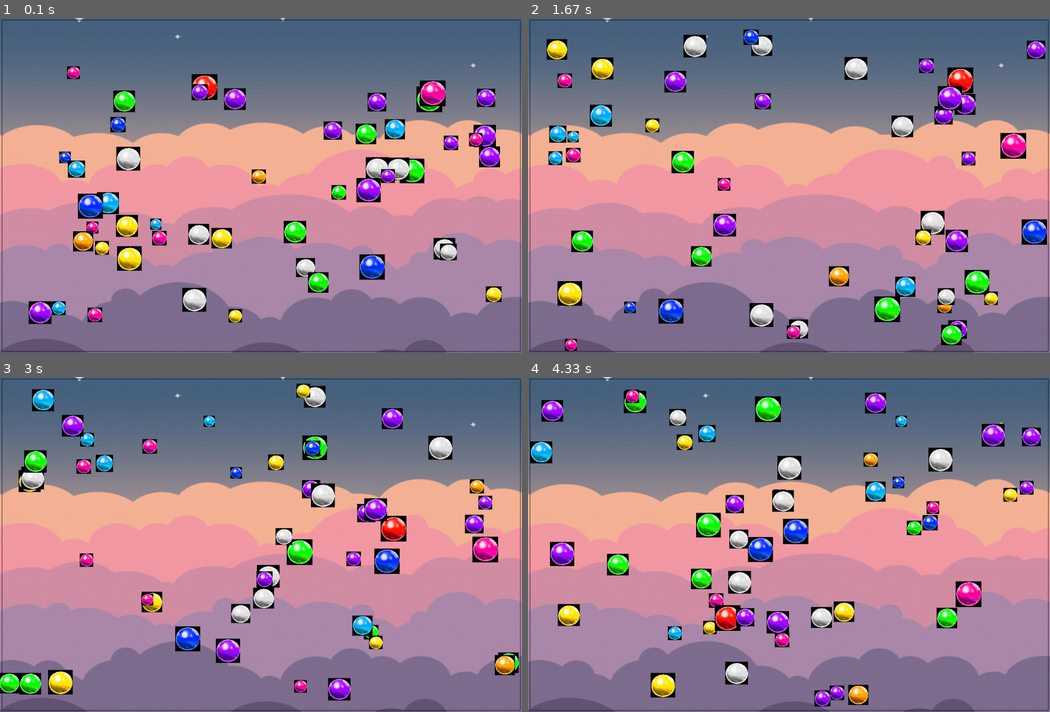
Above: before the commit, frames 1-4 (two rows, left to right).
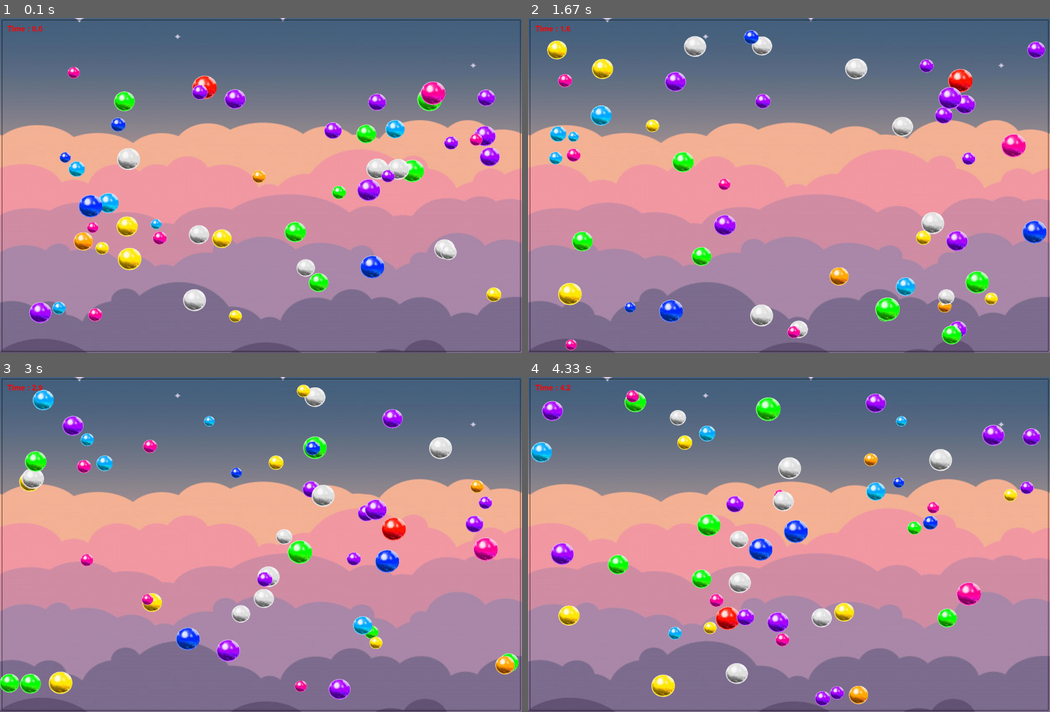
Above: after the commit, the same moments.

Repository: RenatPshukov/RAK_pygame_project2
Game: pygame game, started from main.py
Same seed, same stepped clock (60 frames per second), same inputs: the game is played once before the commit and once after it.
Inputs:
- Up to frame 1 (0.1 s): no input
- Up to frame 2 (1.67 s): no input
- Up to frame 3 (3 s): no input
- Up to frame 4 (4.33 s): no input

The runs differ from the first frame. In frame 1, 3.8% of the frame differs, in the area x 1-97%, y 2-92%; in frame 2, 3.8%; in frame 3, 3.8%; in frame 4, 4.0%, in the area x 0-99%, y 2-99%.

Commit message:
Добавлен секундомер и всё что надо для работы с ним! Решена проблема с задним фоном спрайтов!!! Расписанно ещё комментариев.

Diff:
--- a/main.py
+++ b/main.py
@@ -13,20 +13,39 @@
 
 # TODO функция загрузки спрайтов
 def load_image(name, color_key=None):
+    # достаём картинку из папки data
     fullname = os.path.join('data', name)
     try:
-        image = pygame.image.load(fullname).convert()
+        # создаём спрайт убирая задний фон
+        image = pygame.image.load(fullname).convert_alpha()
+    # в случае отсутствия картинки в папке data выводим ошибку
     except pygame.error as message:
         print('Cannot load image:', name)
         raise SystemExit(message)
 
+    # если есть цветовой ключ то устанавливаем его
     if color_key is not None:
         if color_key == -1:
             color_key = image.get_at((0, 0))
         image.set_colorkey(color_key)
+    # иначе убираем задний фон спрайта
     else:
         image = image.convert_alpha()
+    # возвращаем спрайт
     return image
+
+
+# переменная времени (секунды)
+time_seconds = 0
+
+
+# TODO функция секундомера
+def display_time(time_s):
+    # временная строка с десятыми долями секунды
+    font = pygame.font.Font(None, 30)
+    time_str = str(int(time_s * 10) / 10)
+    label = font.render(f"Time : {time_str}", True, 'red')
+    screen.blit(label, (20, 20))
 
 
 # устанавливаем иконку (логотип)
@@ -36,9 +55,10 @@
 
 # TODO класс шарика
 class Ball(pygame.sprite.Sprite):
-
+    # инициализация класса
     def __init__(self, group, radius, x, y):
         # НЕОБХОДИМО вызвать конструктор родительского класса Sprite
+        # импортируем спрайты шаров из папки data, устанавливая им размер radius
         red_ball = pygame.transform.scale(load_image("red_ball.png"), (radius, radius))
         blue_ball = pygame.transform.scale(load_image("blue_ball.png"), (radius, radius))
         darkblue_ball = pygame.transform.scale(load_image("darkblue_ball.png"), (radius, radius))
@@ -65,6 +85,7 @@
         while self.vy == 0:
             self.vy = randint(-13, 13)
 
+    # функция взаимодествия (столкновение и рикошет) шаров и границ
     def update(self):
         self.rect = self.rect.move(self.vx, self.vy)
         if pygame.sprite.spritecollideany(self, horizontal_borders):
@@ -73,6 +94,7 @@
             self.vx = -self.vx
 
 
+# группы спрайтов, сожержащие горизониальные и вертикальные границы
 horizontal_borders = pygame.sprite.Group()
 vertical_borders = pygame.sprite.Group()
 
@@ -80,6 +102,7 @@
 # TODO класс границ
 class Border(pygame.sprite.Sprite):
     # строго вертикальный или строго горизонтальный отрезок
+    # инициализация класса
     def __init__(self, x1, y1, x2, y2):
         super().__init__(all_sprites)
         # вертикальная стенка
@@ -111,6 +134,11 @@
 running = True
 # TODO основной цикл
 while running:
+    # инициализация Pygame:
+    pygame.init()
+    # флаг для установки конца игры
+    game_over = False
+    # ожидание закрытия окна:
     for event in pygame.event.get():
         if event.type == pygame.QUIT:
             running = False
@@ -118,6 +146,8 @@
     # screen.fill(pygame.Color('white'))
     bg = pygame.image.load('data\\bg3.png')
     screen.blit(bg, (0, 0))
+    # отрисовываем секундомер
+    display_time(time_seconds)
     # Обновляем спрайты
     all_sprites.update()
     # Рисуем объекты на окне
@@ -125,7 +155,10 @@
     # Обновляем экран после рисования объектов
     pygame.display.flip()
     # FPS
-    clock.tick(30)
+    fps = clock.tick(30)
+    # конвертируем время (время идёт пока игрок не коснулся шара)
+    if not game_over:
+        time_seconds += fps / 1000
 
 # выход
 pygame.quit()
